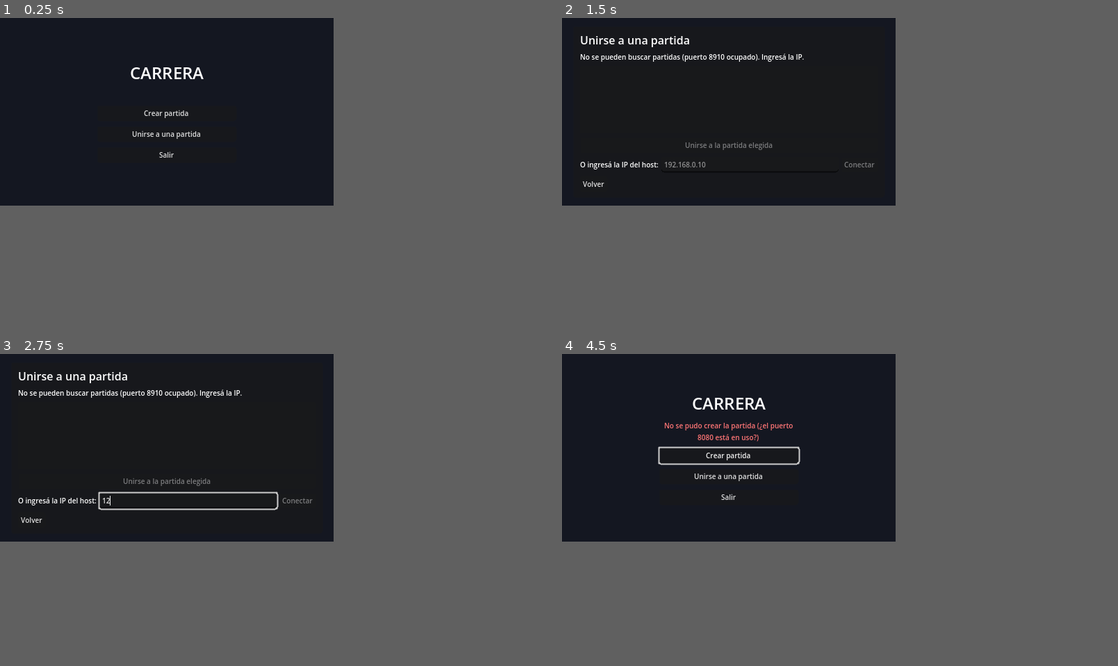
Above: before the commit, frames 1-4 (two rows, left to right).
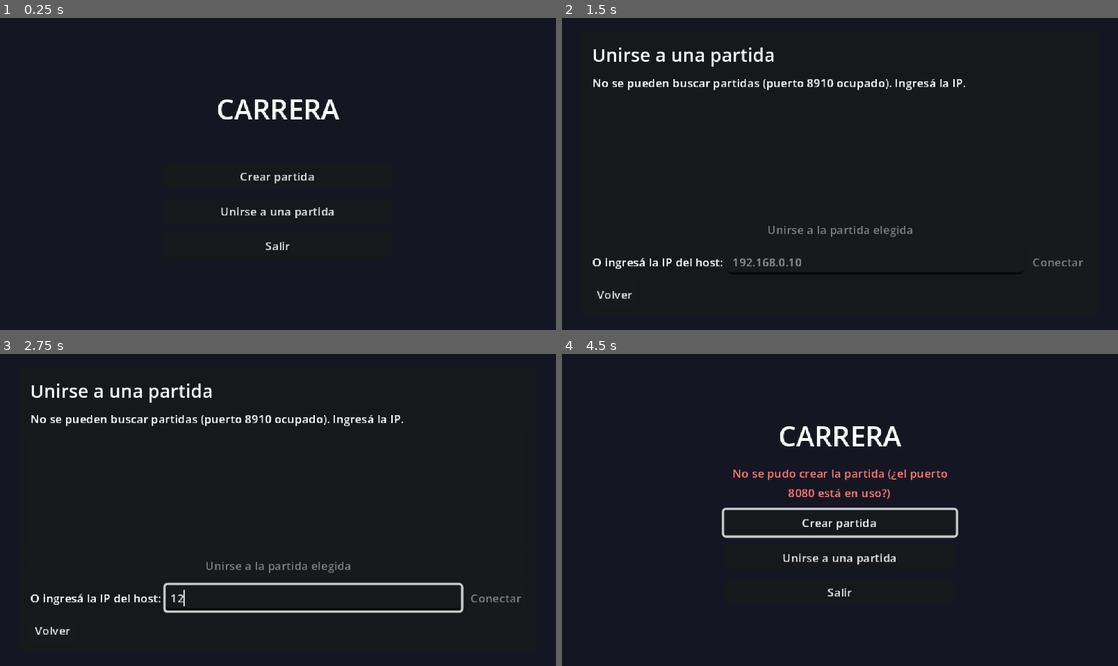
Above: after the commit, the same moments.

Repository: marcosprosperi/testmultiplayer
Game: Godot game, scene res://scenes/main_menu.tscn
Two runs of this game, one before a commit and one after it. Both use one fixed random seed, a clock stepped at 60 frames per second and the inputs below. The engine's default icon, where the game draws it, is replaced by a stand-in: a white triangle on a blue panel in a dark square.
Inputs (mouse positions are in pixels of both pictures, inside the frame that each line leads up to):
- Up to frame 1 (0.25 s): no input
- Up to frame 2 (1.5 s): click "Crear partida" at 0.5 s; click "Unirse a una partida" at 1.25 s
- Up to frame 3 (2.75 s): click (189, 500) at 2.02 s; type "12" at 2.1 s
- Up to frame 4 (4.5 s): click "Volver" at 2.75 s; tap Enter at 3.5 s; hold Tab 3.53-4.28 s; hold D (right) from 3.53 s (still down); tap Space (jump) at 3.77, 4.25 s; tap Tab at 4.35 s
In our replay, the window is 480x270 before the commit and 800x449 after it. These sizes can differ from the game's own. Grey fills any space a smaller window leaves; there, only what the larger window draws over its background counts as a difference.

The runs differ from the first frame. In frame 1, 1.7% of the frame differs, in the area x 23-61%, y 15-75%; in frame 2, 3.2%; in frame 3, 4.5%, in the area x 3-94%, y 5-90%; in frame 4, 4.0%.

Commit message:
Fix blurry UI in full screen and distorted characters in level 3
- Stretch mode canvas_items: everything is drawn at the screen's
  resolution, so text is sharp at any size and pixel art is scaled with
  nearest filtering (the viewport mode drew the UI at 480x270 and blew it up)
- Default window size 1440x810 (3x the base) instead of 480x270
- Level 3 no longer zooms out (shrinking pixel art drops pixel rows);
  it moves the camera up instead so you still see the balloons above.
  Levels can set camera_offset for this

Co-Authored-By: Claude Opus 5.5 <noreply@anthropic.com>
Claude-Session: https://claude.ai/code/session_01LAFH3nPg4eJqqS59wLdZsK

Diff:
--- a/autoload/RaceManager.gd
+++ b/autoload/RaceManager.gd
@@ -242,6 +242,9 @@
 func get_camera_zoom() -> float:
 	return current_level.camera_zoom if is_instance_valid(current_level) and "camera_zoom" in current_level else 1.0
 
+func get_camera_offset() -> Vector2:
+	return current_level.camera_offset if is_instance_valid(current_level) and "camera_offset" in current_level else Vector2.ZERO
+
 func has_finished(id: int) -> bool:
 	return finish_order.has(id)
 
--- a/project.godot
+++ b/project.godot
@@ -31,7 +31,9 @@
 
 window/size/viewport_width=480
 window/size/viewport_height=270
-window/stretch/mode="viewport"
+window/size/window_width_override=1440
+window/size/window_height_override=810
+window/stretch/mode="canvas_items"
 
 [input]
 
--- a/race/level.gd
+++ b/race/level.gd
@@ -1,7 +1,10 @@
 class_name Level extends Node2D
 
-## Below 1 shows more of the level (useful for vertical levels)
+## Below 1 shows more of the level, but shrinking pixel art drops pixels:
+## prefer camera_offset to see more in one direction
 @export var camera_zoom := 1.0
+## Moves the view relative to the player, e.g. (0, -60) to see more above
+@export var camera_offset := Vector2.ZERO
 @export var background_color := Color(0.3, 0.3, 0.3)
 
 # Runs on every peer when the level is spawned
@@ -10,6 +13,7 @@
 	RenderingServer.set_default_clear_color(background_color)
 	for player in get_tree().get_nodes_in_group("player"):
 		player.camera_2d.zoom = Vector2.ONE * camera_zoom
+		player.camera_2d.offset = camera_offset
 		# Players already in the game (level change) go back to the new start
 		if player.is_multiplayer_authority():
 			player.respawn()
--- a/scenes/level_3.tscn
+++ b/scenes/level_3.tscn
@@ -13,7 +13,7 @@
 
 [node name="Level_3" type="Node2D"]
 script = ExtResource("race_level")
-camera_zoom = 0.75
+camera_offset = Vector2(0, -60)
 background_color = Color(0.49, 0.75, 0.9, 1)
 
 [node name="Spawn" type="Marker2D" parent="." groups=["spawn"]]
--- a/scenes/player.gd
+++ b/scenes/player.gd
@@ -26,6 +26,7 @@
 		global_position = RaceManager.get_start_position(name.to_int())
 
 	camera_2d.zoom = Vector2.ONE * RaceManager.get_camera_zoom()
+	camera_2d.offset = RaceManager.get_camera_offset()
 	_create_name_label()
 	PlayersManager.players_changed.connect(_update_name_label)
 
